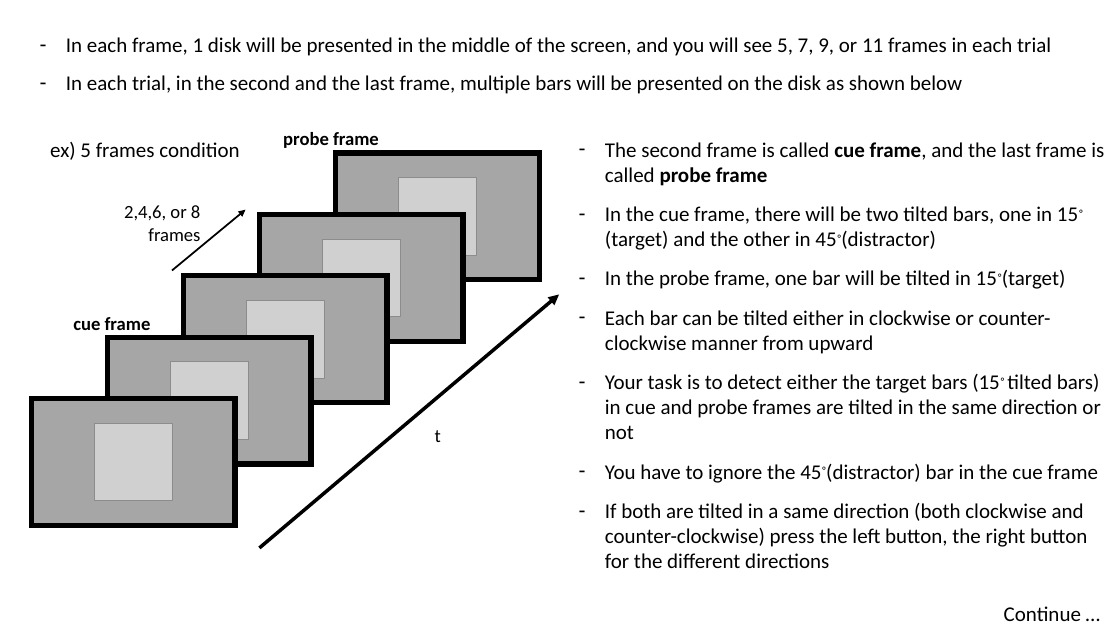
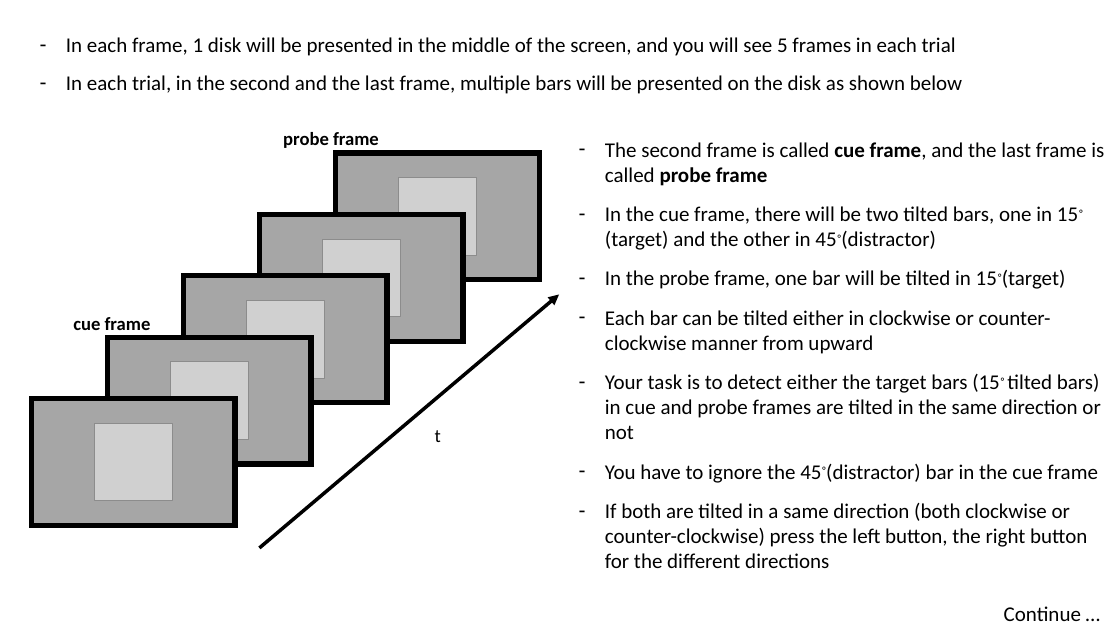
Before and after one commit to Ohyeon5/TPD_priority_map, a slide deck: slide 2 of Instructions/Instruction for observers.pptx (slide 1 before the commit). Drawn at 1120x630 pixels with LibreOffice and Linux fonts; fonts in the diff are those of the drawing; grey boxes stand for pictures. Boxes give left, top, right and bottom in pixels: in the first picture for what was removed or moved away, otherwise in the second. Text is boxed around its words. In the diff, an @@ line names an element or a change of style, - is before the commit and + after.

```diff
--- a/Instructions/Instruction for observers.pptx
+++ b/Instructions/Instruction for observers.pptx
@@ text at (66,37,956,56): text changed @@
-– In each frame, 1 disk will be presented in the middle of the screen, and you will see 5, 7, 9, or 11 frames in each trial
+– In each frame, 1 disk will be presented in the middle of the screen, and you will see 5 frames in each trial
@@ text removed at (50,142,239,160) @@
-ex) 5 frames condition
@@ text removed at (124,205,200,241) @@
-2,4,6, or 8 frames
@@ arrow removed from (172, 271) to (245, 210) @@
@@ text at (605,503,1087,568): text changed @@
-– If both are tilted in a same direction (both clockwise and counter-clockwise) press the left button, the right button for the different directions
+– If both are tilted in a same direction (both clockwise or counter-clockwise) press the left button, the right button for the different directions
```
Also in this commit, not shown: 12 slides added, 8 other files.
